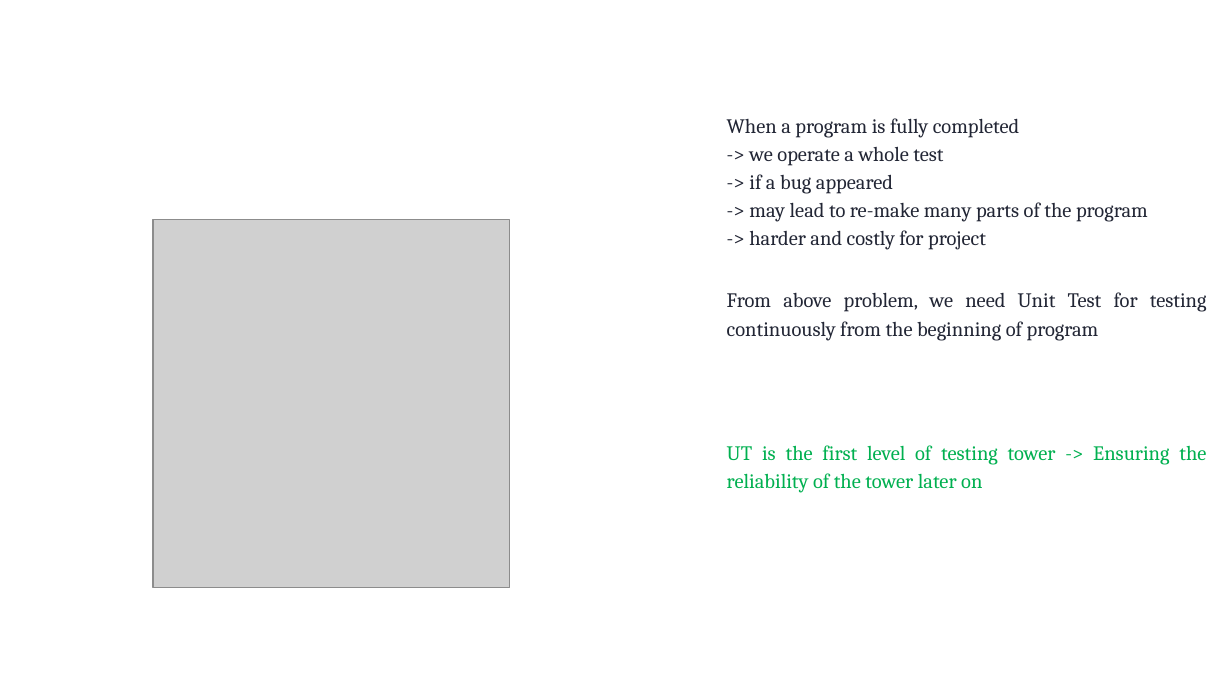
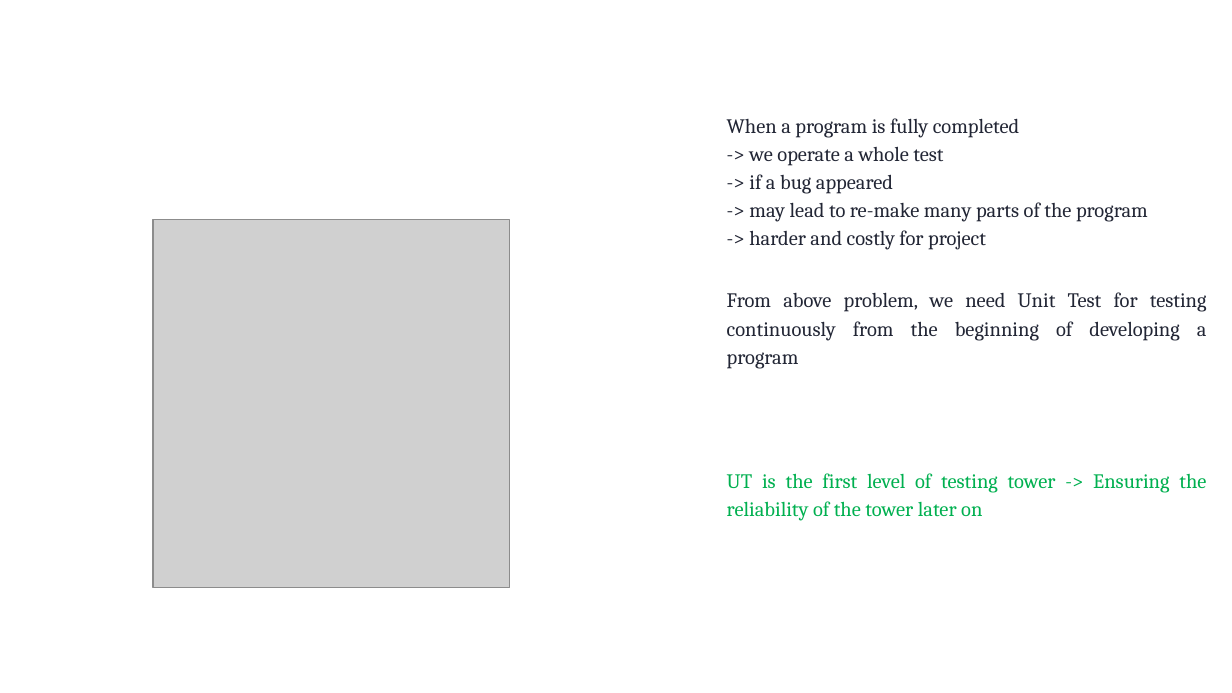
Before and after one commit to TommyandTina/Linux-Lab, a slide deck: slide 6 of APR-2024/0104/Knowledge_UT.pptx. Drawn at 1232x693 pixels with LibreOffice and Linux fonts; fonts in the diff are those of the drawing; grey boxes stand for pictures; background and template pictures are left out. Boxes give left, top, right and bottom in pixels: in the first picture for what was removed or moved away, otherwise in the second. Text is boxed around its words. In the diff, an @@ line names an element or a change of style, - is before the commit and + after.

```diff
--- a/APR-2024/0104/Knowledge_UT.pptx
+++ b/APR-2024/0104/Knowledge_UT.pptx
@@ text at [727,292,1207,369]: text changed @@
-● From above problem, we need Unit Test for testing continuously from the beginning of program
+● From above problem, we need Unit Test for testing continuously from the beginning of developing a program
```
Also in this commit, not shown: 9 other slides changed, 4 slides added, 1 slide removed, 2 other files.
